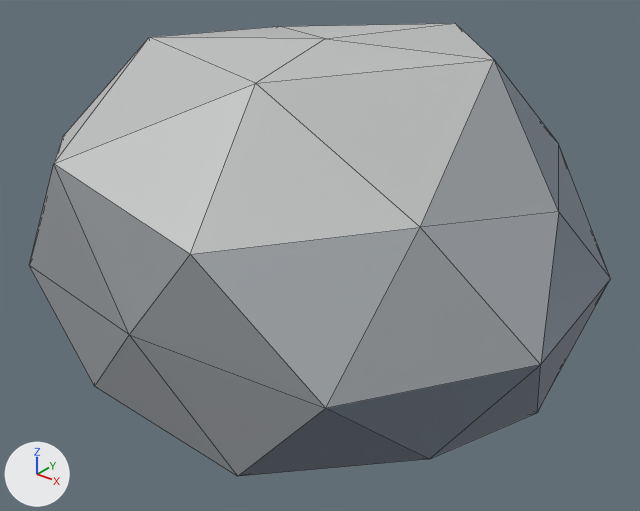
One commit to the glTF model assets/models/style/boulder_b.glb: the scene before it, then after it.
Camera for both pictures: a 50 mm lens placed at (1.167, -1.477, 1.13), pointed at (-0.002, -0.016, 0.224). The axes (+X, +Y, +Z) are drawn at lower left. The lights are the same throughout. The picture after the commit comes second. Mesh edges are drawn as thin lines. Vertices at exactly the same position are counted once.

Names of what the first picture shows: 'boulder_b'.
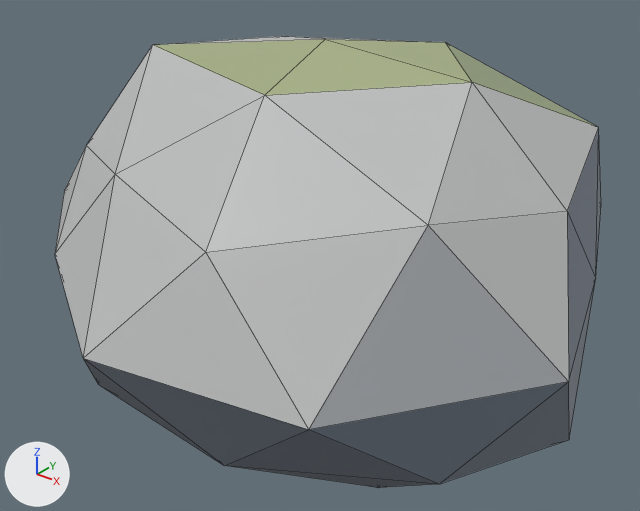
Changed parts and their boxes [x1, y1, x2, y2] in the pictures (640 x 511 px; the box of a moved part takes in the faces that stretch with it):
'boulder_b', reshaped, recoloured (6% narrower)
    before: [29, 23, 611, 476]
    after: [55, 36, 601, 488]
part 1 of me_boulder_b, moved or reshaped
    before: [29, 23, 611, 476]
    after: [55, 36, 601, 488]
part 2 of me_boulder_b, recoloured
    before: [29, 62, 559, 408]
    after: [55, 83, 598, 429]
part 3 of me_boulder_b, recoloured
    before: [95, 335, 236, 475]
    after: [84, 359, 222, 464]
part 4 of me_boulder_b, recoloured (light grey to grey)
    before: [54, 23, 559, 254]
    after: [55, 36, 597, 254]

The change in detail:
me_boulder_b is used by ob_boulder_b; location (0.0, 0.0, 0.0).
me_boulder_b had 42 vertices, 80 faces and spanned x -0.699..0.644, y -0.599..0.591, z -0.229..0.74.
me_boulder_b now has 42 vertices, 80 faces and spans x -0.701..0.705, y -0.692..0.707, z -0.183..0.724.
me_boulder_b part 1: 42 of 42 vertices moved; they spanned x -0.699..0.644, y -0.599..0.591, z -0.229..0.74 and now span x -0.701..0.705, y -0.692..0.707, z -0.183..0.724; mean shift (0.002, 0.003, -0.008).
me_boulder_b part 2: 15 faces centred in x -0.651..0.55, y -0.584..0.565, z 0.125..0.655 are repainted in the vertex colours; the middle colour goes from grey #a2a6a8 to grey #aab5b1.
me_boulder_b part 3: 2 faces centred in x -0.348..0.004, y -0.551..0.465, z 0.114..0.131 are repainted in the vertex colours; the middle colour goes from grey #8a9098 to greyish blue #747e8b.
me_boulder_b part 4: 20 faces centred in x -0.617..0.468, y -0.504..0.481, z 0.357..0.729 are repainted in the vertex colours; the middle colour goes from light grey #bfc0c0 to grey #bdbebe.
